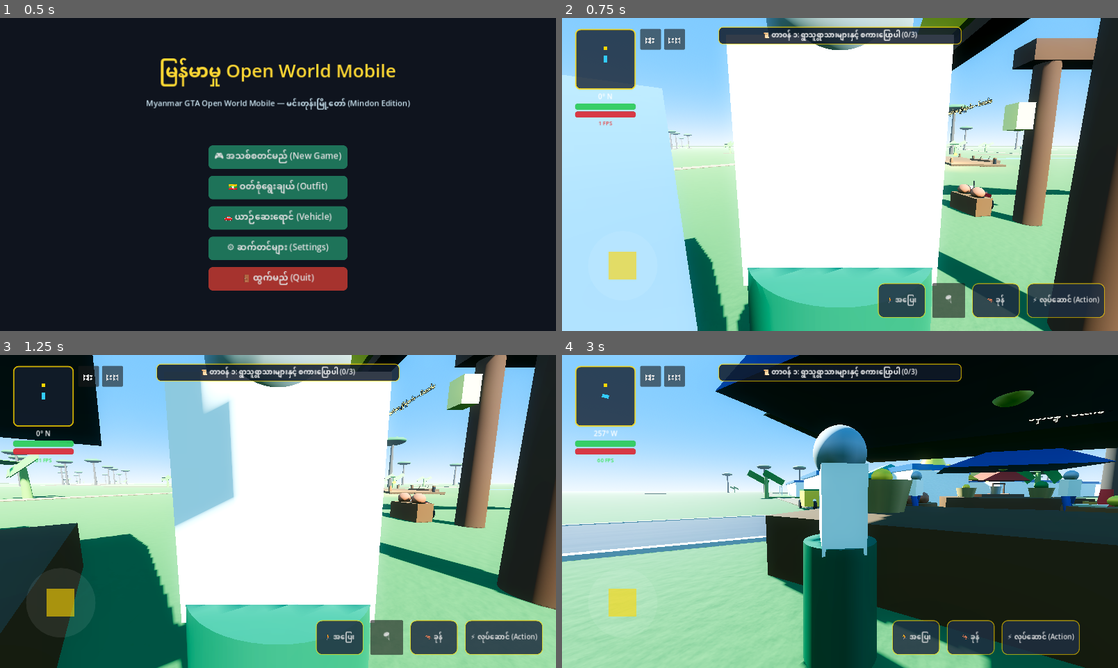
Above: before the commit, frames 1-4 (two rows, left to right).
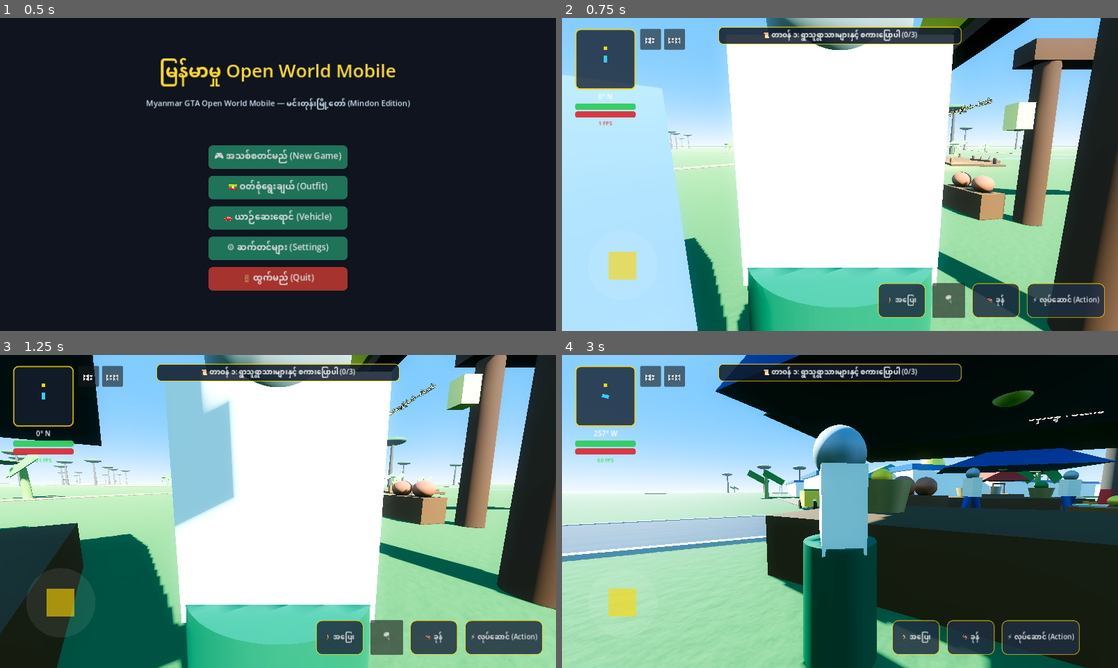
Above: after the commit, the same moments.

Repository: sudohlaingwin/gta-open-world
Game: Godot game, scene res://scenes/main_menu.tscn
Same seed, same stepped clock (60 frames per second), same inputs: the game is played once before the commit and once after it.
Inputs (mouse positions are in pixels of both pictures, inside the frame that each line leads up to):
- Up to frame 1 (0.5 s): no input
- Up to frame 2 (0.75 s): click "🎮 အသစ်စတင်မည် (New Game)" at 0.5 s
- Up to frame 3 (1.25 s): no input
- Up to frame 4 (3 s): drag from (628, 611) to (895, 442) at 1.27 s; drag from (728, 527) to (812, 574) at 2.02 s; move the mouse to (895, 442) at 2.77 s; hold Right (ui_right) from 2.78 s (still down); hold Ctrl from 2.78 s (still down)

Frame 1 is identical in both runs. In frame 2, 0.9% of the frame differs, in the area x 68-80%, y 49-65%; in frame 3, 0.9%; in frame 4, 0.9%.

Commit message:
feat(slice-159): golden hinthar monument (8.8m) & clay water pot stand (3.6m) scaling overhaul

Diff:
--- a/scenes/hinthar_statue.tscn
+++ b/scenes/hinthar_statue.tscn
@@ -1,20 +1,21 @@
 [gd_scene load_steps=9 format=3]
 
 [sub_resource type="CylinderShape3D" id="CylinderShape3D_statue"]
-height = 5.8
-radius = 1.6
+height = 8.8
+radius = 2.4
 
 [sub_resource type="CylinderMesh" id="CylinderMesh_pedestal"]
-top_radius = 1.3
-bottom_radius = 1.6
-height = 1.6
+top_radius = 2.0
+bottom_radius = 2.4
+height = 2.4
 
 [sub_resource type="StandardMaterial3D" id="StandardMaterial3D_white_marble"]
 albedo_color = Color(0.92, 0.92, 0.94, 1)
+roughness = 0.3
 
 [sub_resource type="SphereMesh" id="SphereMesh_body"]
-radius = 0.85
-height = 1.6
+radius = 1.3
+height = 2.4
 
 [sub_resource type="StandardMaterial3D" id="StandardMaterial3D_hinthar_gold"]
 albedo_color = Color(1.0, 0.82, 0.12, 1)
@@ -22,46 +23,46 @@
 roughness = 0.22
 
 [sub_resource type="CylinderMesh" id="CylinderMesh_neck"]
-top_radius = 0.24
-bottom_radius = 0.35
-height = 1.3
+top_radius = 0.36
+bottom_radius = 0.52
+height = 1.95
 
 [sub_resource type="PrismMesh" id="PrismMesh_beak"]
 left_to_right = 0.5
-size = Vector3(0.28, 0.55, 0.28)
+size = Vector3(0.42, 0.82, 0.42)
 
 [sub_resource type="BoxMesh" id="BoxMesh_wing"]
-size = Vector3(2.2, 0.16, 0.95)
+size = Vector3(3.3, 0.24, 1.45)
 
 [node name="HintharStatue" type="StaticBody3D"]
 
 [node name="CollisionShape3D" type="CollisionShape3D" parent="."]
-transform = Transform3D(1, 0, 0, 0, 1, 0, 0, 0, 1, 0, 2.9, 0)
+transform = Transform3D(1, 0, 0, 0, 1, 0, 0, 0, 1, 0, 4.4, 0)
 shape = SubResource("CylinderShape3D_statue")
 
 [node name="VisualMesh" type="Node3D" parent="."]
 
 [node name="Pedestal" type="MeshInstance3D" parent="VisualMesh"]
-transform = Transform3D(1, 0, 0, 0, 1, 0, 0, 0, 1, 0, 0.8, 0)
+transform = Transform3D(1, 0, 0, 0, 1, 0, 0, 0, 1, 0, 1.2, 0)
 mesh = SubResource("CylinderMesh_pedestal")
 surface_material_override/0 = SubResource("StandardMaterial3D_white_marble")
 
 [node name="Body" type="MeshInstance3D" parent="VisualMesh"]
-transform = Transform3D(1, 0, 0, 0, 1, 0, 0, 0, 1, 0, 2.3, 0)
+transform = Transform3D(1, 0, 0, 0, 1, 0, 0, 0, 1, 0, 3.4, 0)
 mesh = SubResource("SphereMesh_body")
 surface_material_override/0 = SubResource("StandardMaterial3D_hinthar_gold")
 
 [node name="Neck" type="MeshInstance3D" parent="VisualMesh"]
-transform = Transform3D(1, 0, 0, 0, 0.965, 0.258, 0, -0.258, 0.965, 0, 3.1, -0.45)
+transform = Transform3D(1, 0, 0, 0, 0.965, 0.258, 0, -0.258, 0.965, 0, 4.6, -0.68)
 mesh = SubResource("CylinderMesh_neck")
 surface_material_override/0 = SubResource("StandardMaterial3D_hinthar_gold")
 
 [node name="Beak" type="MeshInstance3D" parent="VisualMesh"]
-transform = Transform3D(1, 0, 0, 0, -4.37114e-08, 1, 0, -1, -4.37114e-08, 0, 3.6, -0.85)
+transform = Transform3D(1, 0, 0, 0, -4.37114e-08, 1, 0, -1, -4.37114e-08, 0, 5.4, -1.25)
 mesh = SubResource("PrismMesh_beak")
 surface_material_override/0 = SubResource("StandardMaterial3D_hinthar_gold")
 
 [node name="Wings" type="MeshInstance3D" parent="VisualMesh"]
-transform = Transform3D(1, 0, 0, 0, 0.965, 0.258, 0, -0.258, 0.965, 0, 2.5, 0)
+transform = Transform3D(1, 0, 0, 0, 0.965, 0.258, 0, -0.258, 0.965, 0, 3.7, 0)
 mesh = SubResource("BoxMesh_wing")
 surface_material_override/0 = SubResource("StandardMaterial3D_hinthar_gold")
--- a/scenes/water_pot_stand.tscn
+++ b/scenes/water_pot_stand.tscn
@@ -1,17 +1,18 @@
 [gd_scene load_steps=6 format=3]
 
 [sub_resource type="BoxShape3D" id="BoxShape3D_pot"]
-size = Vector3(2.4, 2.4, 1.4)
+size = Vector3(3.6, 3.4, 2.1)
 
 [sub_resource type="BoxMesh" id="BoxMesh_stand"]
-size = Vector3(2.2, 1.1, 1.1)
+size = Vector3(3.3, 1.5, 1.6)
 
 [sub_resource type="StandardMaterial3D" id="StandardMaterial3D_wood"]
 albedo_color = Color(0.42, 0.25, 0.12, 1)
+roughness = 0.85
 
 [sub_resource type="SphereMesh" id="SphereMesh_pot"]
-radius = 0.38
-height = 0.7
+radius = 0.58
+height = 1.05
 
 [sub_resource type="StandardMaterial3D" id="StandardMaterial3D_clay"]
 albedo_color = Color(0.68, 0.35, 0.22, 1)
@@ -20,22 +21,22 @@
 [node name="WaterPotStand" type="StaticBody3D"]
 
 [node name="CollisionShape3D" type="CollisionShape3D" parent="."]
-transform = Transform3D(1, 0, 0, 0, 1, 0, 0, 0, 1, 0, 1.2, 0)
+transform = Transform3D(1, 0, 0, 0, 1, 0, 0, 0, 1, 0, 1.7, 0)
 shape = SubResource("BoxShape3D_pot")
 
 [node name="VisualMesh" type="Node3D" parent="."]
 
 [node name="Stand" type="MeshInstance3D" parent="VisualMesh"]
-transform = Transform3D(1, 0, 0, 0, 1, 0, 0, 0, 1, 0, 0.55, 0)
+transform = Transform3D(1, 0, 0, 0, 1, 0, 0, 0, 1, 0, 0.75, 0)
 mesh = SubResource("BoxMesh_stand")
 surface_material_override/0 = SubResource("StandardMaterial3D_wood")
 
 [node name="PotLeft" type="MeshInstance3D" parent="VisualMesh"]
-transform = Transform3D(1, 0, 0, 0, 1, 0, 0, 0, 1, -0.55, 1.35, 0)
+transform = Transform3D(1, 0, 0, 0, 1, 0, 0, 0, 1, -0.85, 1.95, 0)
 mesh = SubResource("SphereMesh_pot")
 surface_material_override/0 = SubResource("StandardMaterial3D_clay")
 
 [node name="PotRight" type="MeshInstance3D" parent="VisualMesh"]
-transform = Transform3D(1, 0, 0, 0, 1, 0, 0, 0, 1, 0.55, 1.35, 0)
+transform = Transform3D(1, 0, 0, 0, 1, 0, 0, 0, 1, 0.85, 1.95, 0)
 mesh = SubResource("SphereMesh_pot")
 surface_material_override/0 = SubResource("StandardMaterial3D_clay")
Not shown, changed: COLLAB.md
